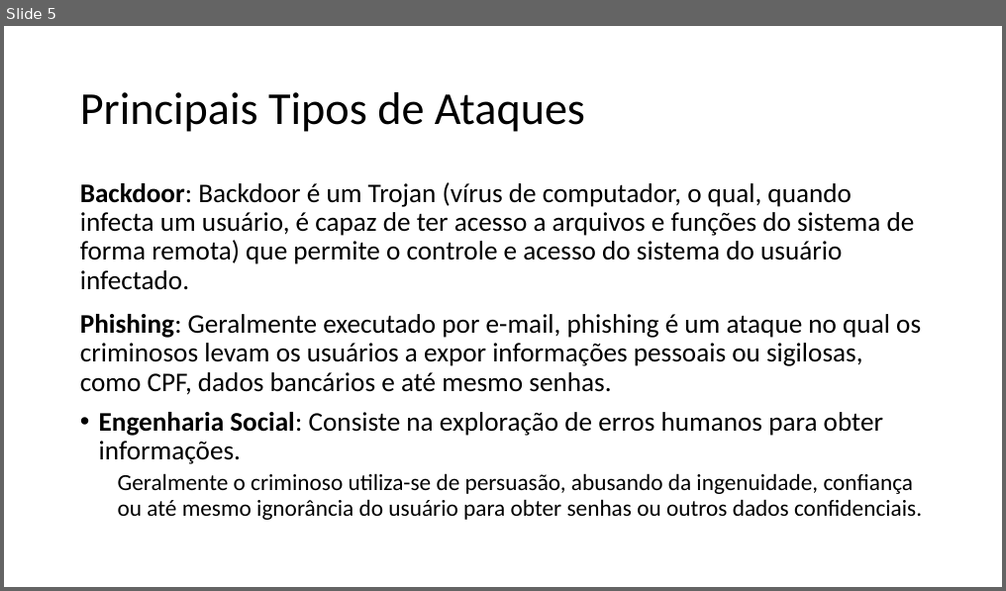
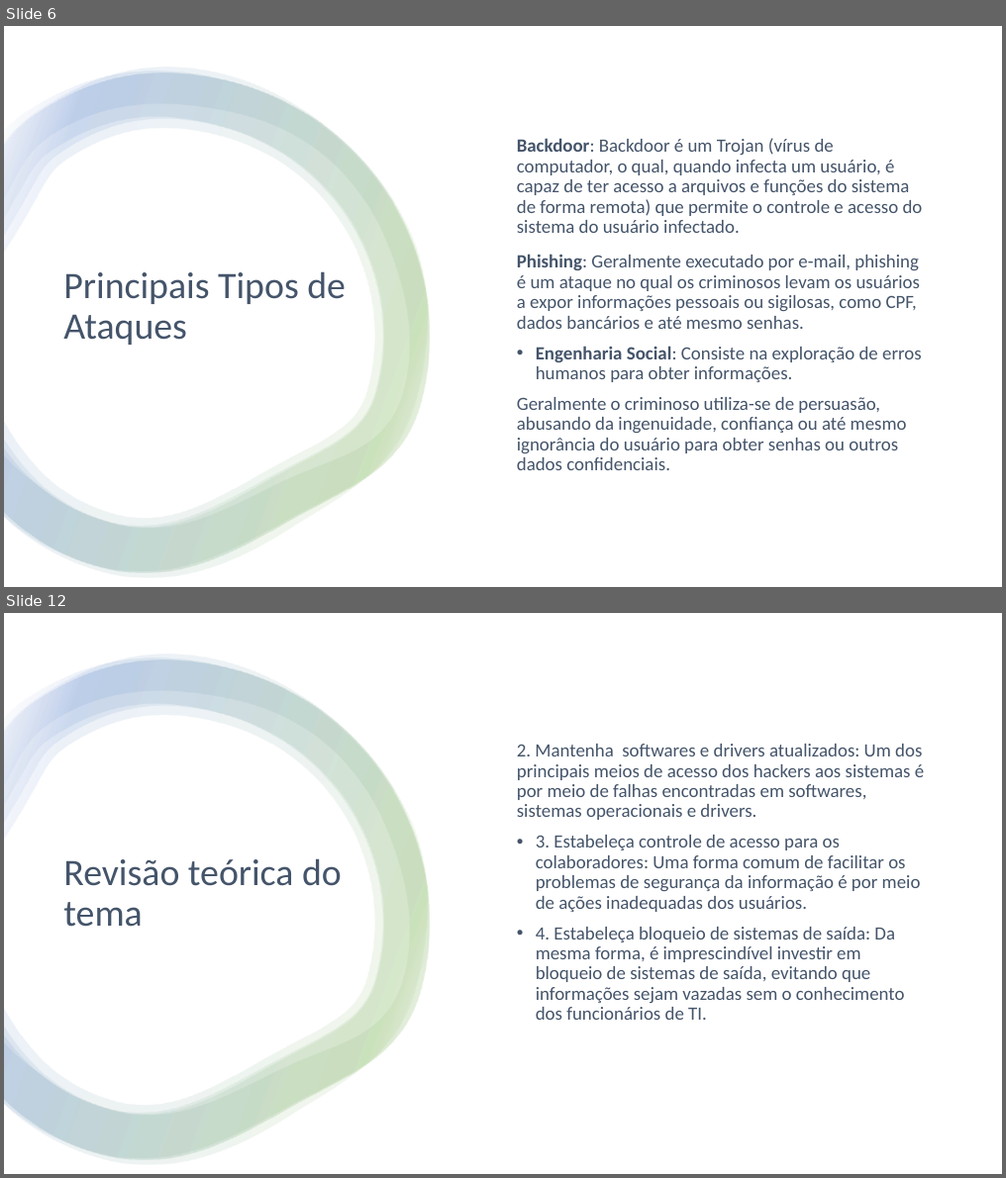
Before and after one commit to Material-IFSP/MPC-4, a slide deck: Apresentação.pptx. Shown one above the other, each under a label of ours: slide 5 before the commit, slides 6 and 12 after it; the slides between them are not shown. The pictures are 1006x591 and 1006x1178 pixels, drawn with LibreOffice and Linux fonts; fonts in the diff are those of the drawing. Boxes give left, top, right and bottom in pixels: in the first picture for what was removed or moved away, otherwise in the second. Text is boxed around its words. In the diff, an @@ line names an element or a change of style, - is before the commit and + after.

```diff
--- a/Apresentação.pptx
+++ b/Apresentação.pptx
@@ slide 12 added at bbox=[4, 613, 1002, 1174], background #FFFFFF @@
@@ rectangle added at bbox=[4, 613, 1002, 1174], fill #FFFFFF @@
@@ group added at bbox=[4, 655, 430, 1165]: 4 freeform shapes @@
@@ text added at bbox=[517, 744, 924, 1020], 18 pt, text #44546A @@
+2. Mantenha softwares e drivers atualizados: Um dos principais meios de acesso dos hackers aos sistemas é por meio de falhas encontradas em softwares, sistemas operacionais e drivers.
+• 3. Estabeleça controle de acesso para os colaboradores: Uma forma comum de facilitar os problemas de segurança da informação é por meio de ações inadequadas dos usuários.
+• 4. Estabeleça bloqueio de sistemas de saída: Da mesma forma, é imprescindível investir em bloqueio de sistemas de saída, evitando que informações sejam vazadas sem o conhecimento dos funcionários de TI.
@@ title added at bbox=[63, 859, 342, 927], 36 pt, text #44546A @@
+Revisão teórica do tema
@@ what was slide 5 is now slide 6 @@
@@ slide 6 changed as well @@
@@ rectangle added at bbox=[4, 26, 1002, 587], fill #FFFFFF @@
@@ group added at bbox=[4, 68, 430, 578]: 4 freeform shapes @@
@@ text "Backdoor: Backdoor é um Trojan ...": place and size @@
-text "Backdoor: Backdoor é um Trojan ..." at bbox=[80, 182, 922, 520]
+text "Backdoor: Backdoor é um Trojan ..." at bbox=[517, 138, 923, 471]
@@ text "Backdoor: Backdoor é um Trojan ..." at bbox=[517, 138, 923, 471]: size 25.9 to 18 pt in "Backdoor: Backdoor é um Trojan (vírus de ..."; text colour #000000 to #44546A; size 22.2 to 18 pt in "Geralmente o criminoso utiliza-se de persuasão, abusando ..."; list level 2 to 1 in "Geralmente o criminoso utiliza-se de ..."; vertical alignment top to middle @@
@@ title "Principais Tipos de Ataques": place and size @@
-title "Principais Tipos de Ataques" at bbox=[80, 92, 585, 132]
+title "Principais Tipos de Ataques" at bbox=[63, 272, 346, 345]
@@ title "Principais Tipos de Ataques" at bbox=[63, 272, 346, 345]: size 44 to 36 pt, text colour #000000 to #44546A @@
```
Also in this commit, not shown: 5 other slides changed, 15 other slides added, 6 slides removed.
